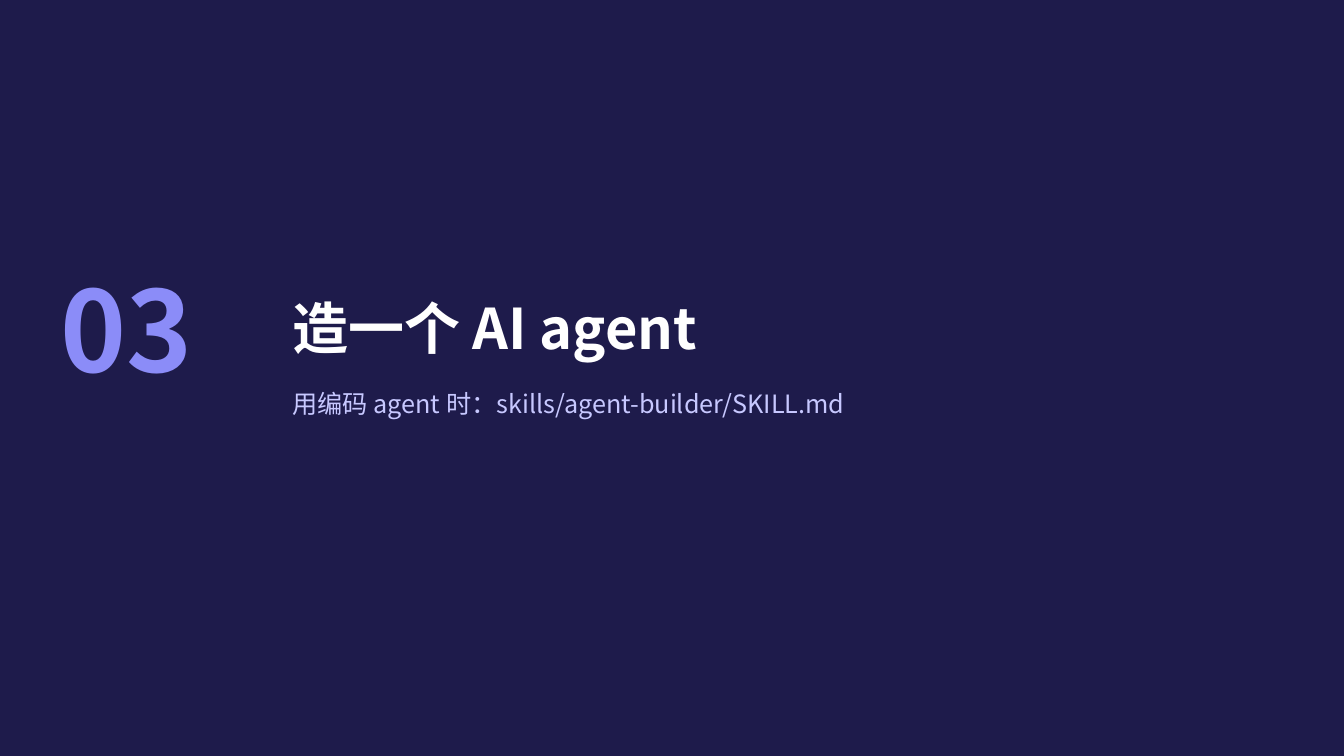
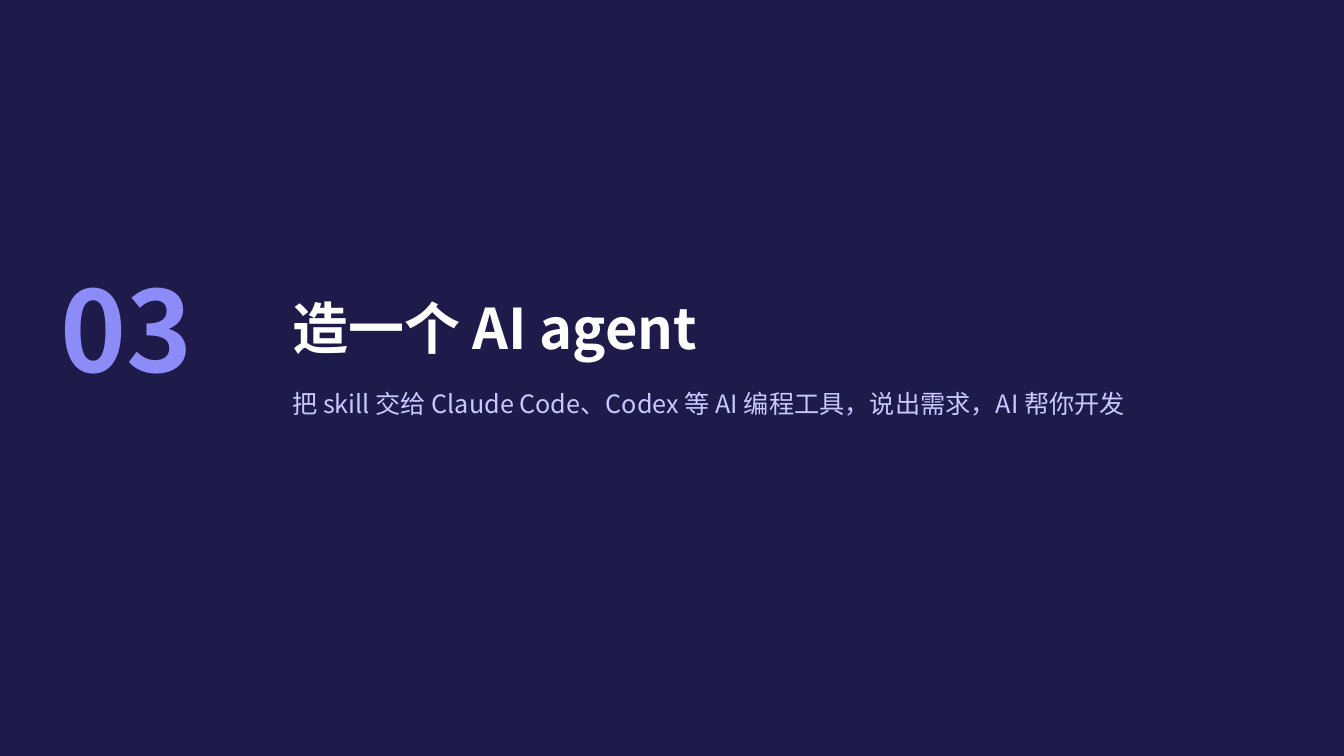
Before and after one commit to ITC-cloud-soft/biz-ai-agent, a slide deck: slide 19 of docs/MANUAL.pptx. Drawn at 1344x756 pixels with LibreOffice and Linux fonts; fonts in the diff are those of the drawing. Boxes give left, top, right and bottom in pixels: in the first picture for what was removed or moved away, otherwise in the second. Text is boxed around its words. In the diff, an @@ line names an element or a change of style, - is before the commit and + after.

```diff
--- a/docs/MANUAL.pptx
+++ b/docs/MANUAL.pptx
@@ text at (292,392,1125,416): text changed @@
-用编码 agent 时：skills/agent-builder/SKILL.md
+把 skill 交给 Claude Code、Codex 等 AI 编程工具，说出需求，AI 帮你开发
```
Also in this commit, not shown: 3 other slides changed, 3 slides added, 6 other files.
